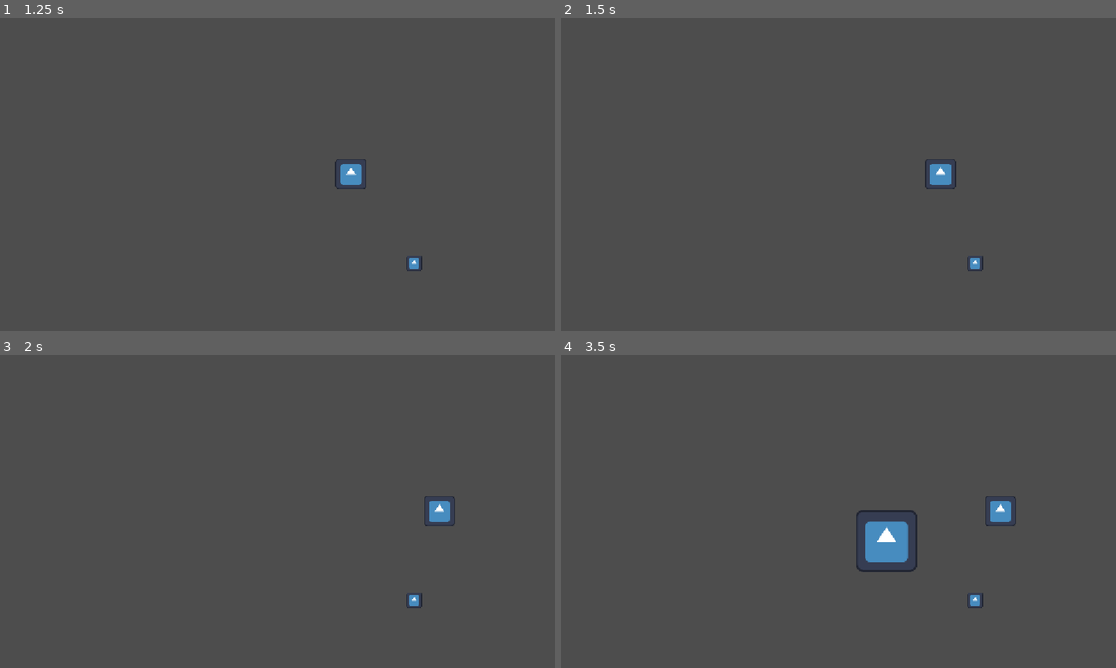
Above: before the commit, frames 1-4 (two rows, left to right).
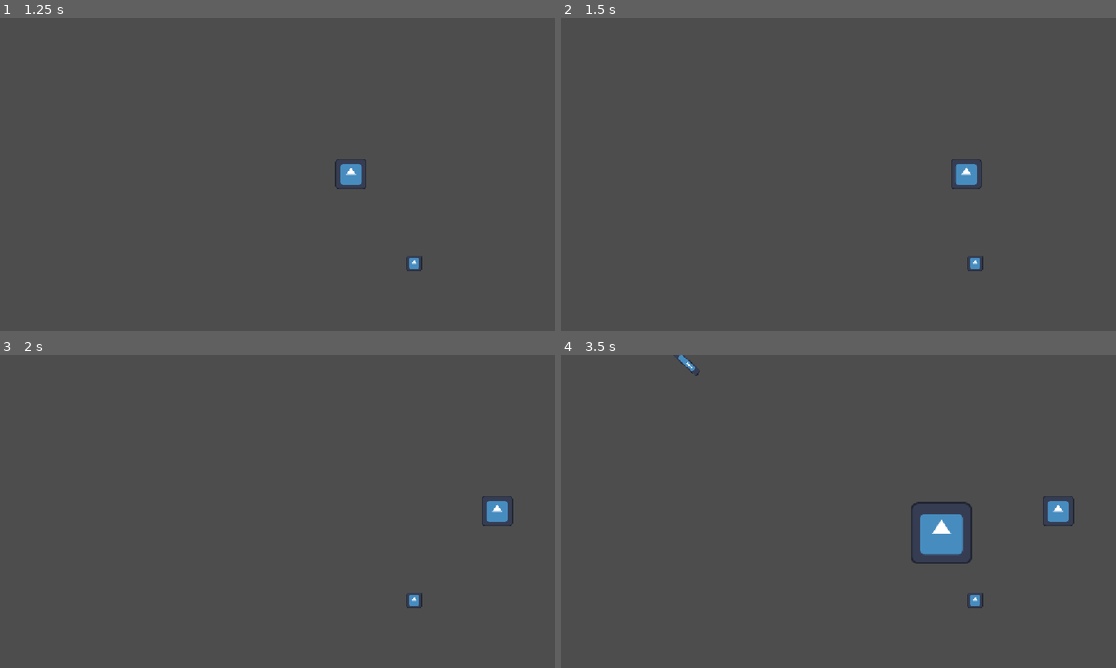
Above: after the commit, the same moments.

Repository: williamorriss/GMTK2026
Game: Godot game, scene res://abilities/playground.tscn
Two runs of this game, one before a commit and one after it. Both use one fixed random seed, a clock stepped at 60 frames per second and the inputs below. The engine's default icon, where the game draws it, is replaced by a stand-in: a white triangle on a blue panel in a dark square.
Inputs (mouse positions are in pixels of both pictures, inside the frame that each line leads up to):
- Up to frame 1 (1.25 s): tap Enter (ui_accept) at 0.5, 0.77 s; move the mouse to (399, 158) at 0.52 s; hold D (RIGHT) from 0.53 s (still down); click (399, 158) at 0.6 s
- Up to frame 2 (1.5 s): keep holding D (RIGHT); move the mouse to (727, 190) at 1.27 s; tap Space (DASH) at 1.35 s
- Up to frame 3 (2 s): keep holding D (RIGHT); tap Enter (ui_accept) at 1.52 s
- Up to frame 4 (3.5 s): move the mouse to (894, 442) at 2.02 s; release D (RIGHT) at 2.03 s; hold A (LEFT) 2.03-2.78 s; tap 1 (MAGIC_1) at 2.1 s; move the mouse to (810, 574) at 2.77 s; hold D (RIGHT) from 2.78 s (still down); tap 2 (MAGIC_2) at 2.85 s; tap Enter (ui_accept) at 3.02 s

Frame 1 is identical in both runs. In frame 2, 0.6% of the frame differs, in the area x 65-76%, y 45-55%; in frame 3, 0.6%; in frame 4, 3.2%, in the area x 20-93%, y 0-70%.

Commit message:
Refactor: playground changes

Diff:
--- a/gmtk-2026/abilities/playground.tscn
+++ b/gmtk-2026/abilities/playground.tscn
@@ -72,3 +72,4 @@
 speed = 1000.0
 acceleration = 5000.0
 friction = 5000.0
+dash_speed = 2500.0
